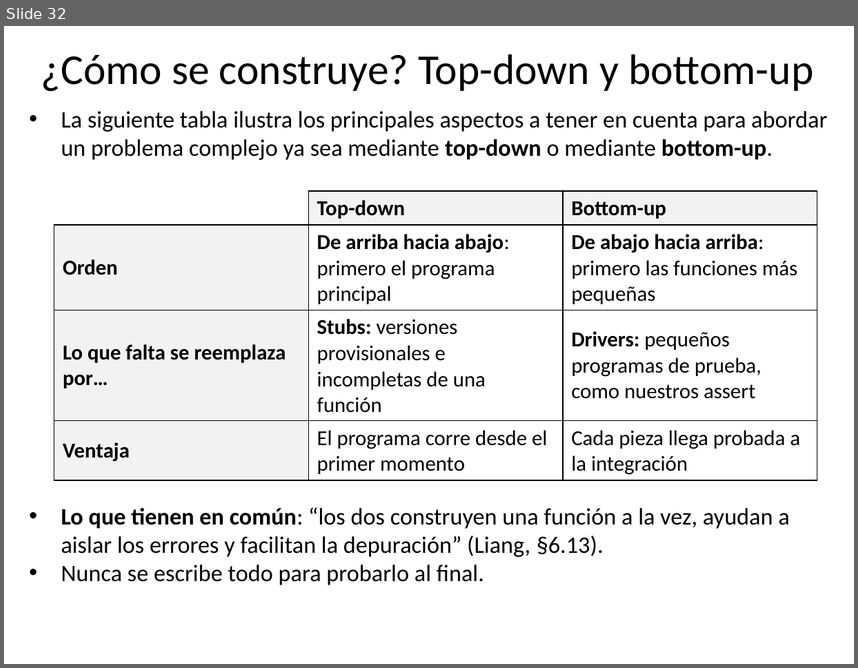
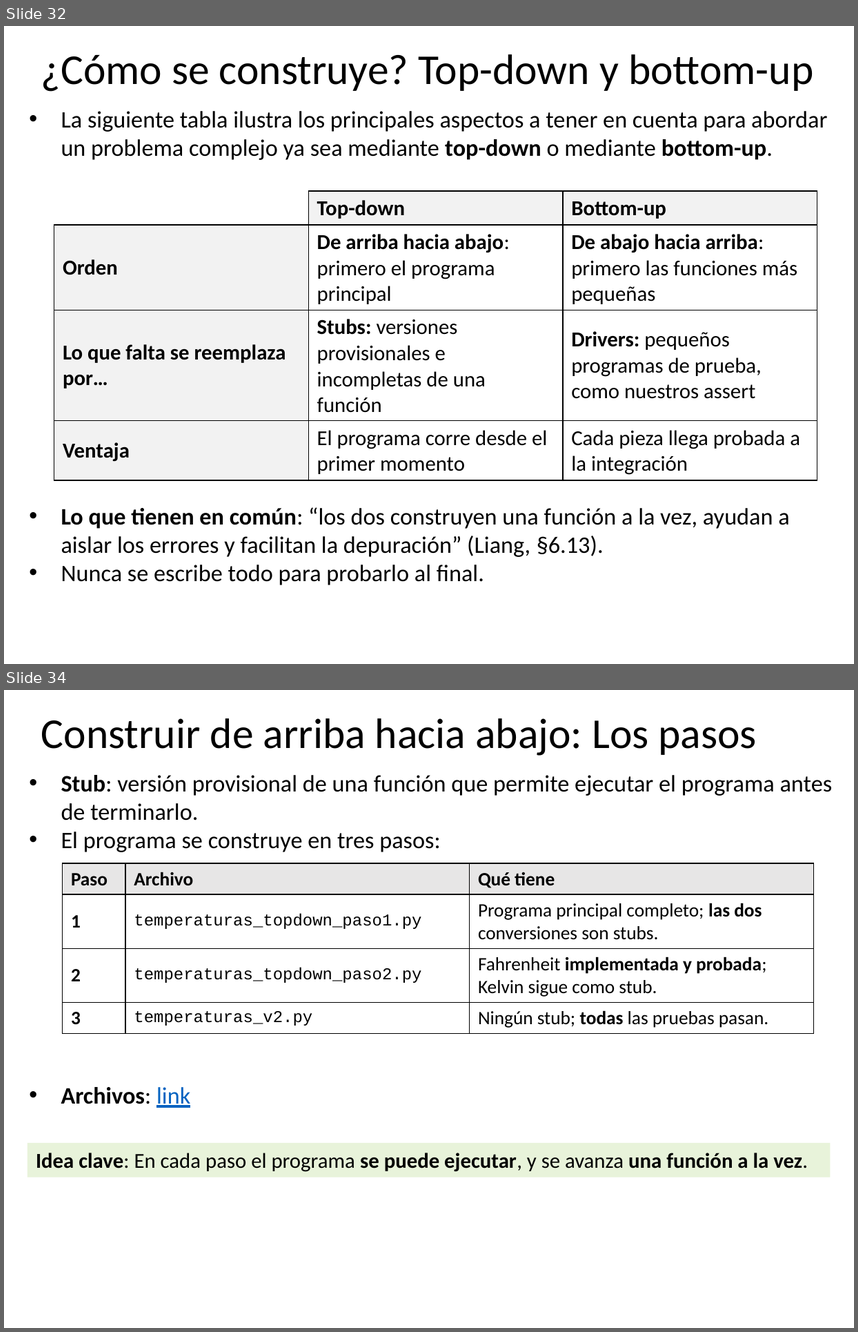
Before and after one commit to algoritmos-UdeA/logica1-20262, a slide deck: clases/10/teoria/clase-10.pptx. Shown one above the other, each under a label of ours: slide 32 before the commit, slides 32 and 34 after it; the slides between them are not shown. The pictures are 858x668 and 858x1332 pixels, drawn with LibreOffice and Linux fonts; fonts in the diff are those of the drawing. Boxes give left, top, right and bottom in pixels: in the first picture for what was removed or moved away, otherwise in the second. Text is boxed around its words. In the diff, an @@ line names an element or a change of style, - is before the commit and + after.

```diff
--- a/clases/10/teoria/clase-10.pptx
+++ b/clases/10/teoria/clase-10.pptx
@@ slide 34 added at bbox=[4, 690, 854, 1328], background #FFFFFF @@
@@ title added at bbox=[41, 718, 757, 756], 36 pt, text #000000 @@
+Construir de arriba hacia abajo: Los pasos
@@ text added at bbox=[61, 775, 833, 1107], 20 pt, text #000000 @@
+• Stub: versión provisional de una función que permite ejecutar el programa antes de terminarlo.
+• El programa se construye en tres pasos:
+• Archivos: link
@@ table added at bbox=[63, 863, 814, 1034], 4 rows, 3 columns @@
+Paso | Archivo | Qué tiene
+1 | temperaturas_topdown_paso1.py | Programa principal completo; las dos conversiones son stubs.
+2 | temperaturas_topdown_paso2.py | Fahrenheit implementada y probada; Kelvin sigue como stub.
+3 | temperaturas_v2.py | Ningún stub; todas las pruebas pasan.
@@ rectangle added at bbox=[27, 1142, 831, 1176], fill #E8F3DA, 18 pt, text #000000, bold @@
+Idea clave: En cada paso el programa se puede ejecutar, y se avanza una función a la vez.
```
Also in this commit, not shown: 4 slides changed, 13 other slides added, 1 slide removed.
